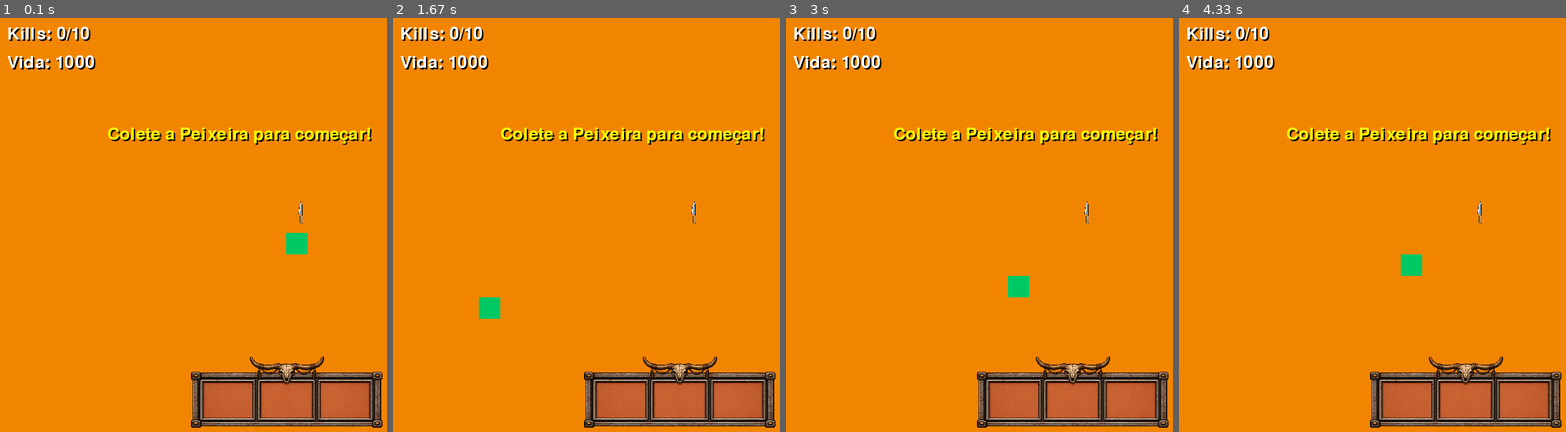
Above: before the commit, frames 1-4 (left to right).
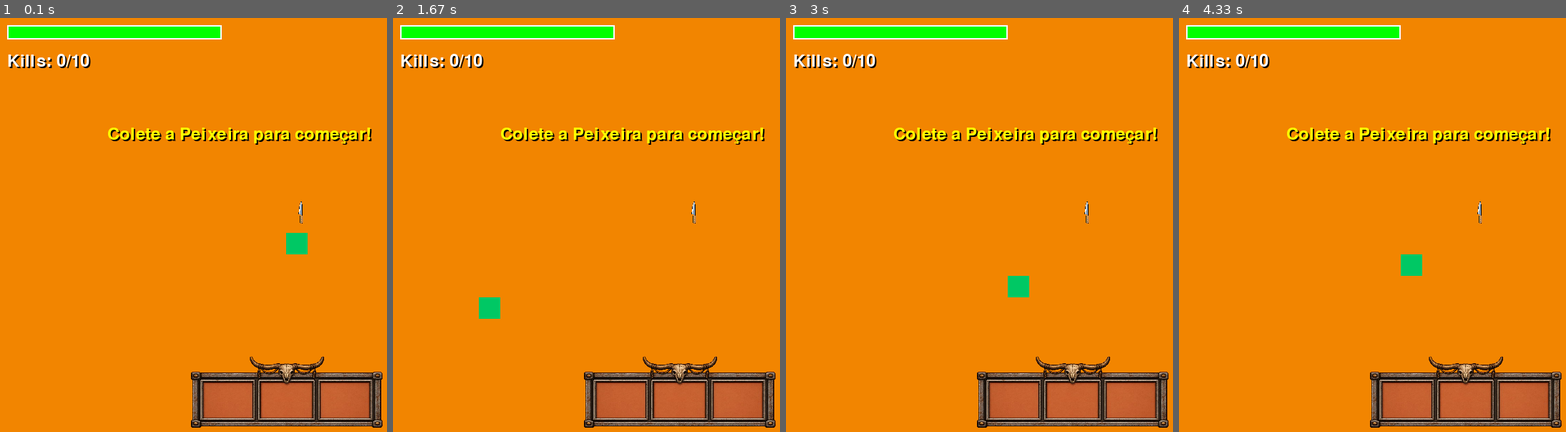
Above: after the commit, the same moments.

Repository: gabrielandrade-95/Projeto-Final-IP-Pygame
Game: pygame game, started from main.py
Two runs of this game, one before a commit and one after it. Both use one fixed random seed, a clock stepped at 60 frames per second and the inputs below.
Inputs:
- Up to frame 1 (0.1 s): no input
- Up to frame 2 (1.67 s): hold Left 0.33-0.87 s; hold Down 0.9-1.2 s; hold Left 1.23-1.63 s
- Up to frame 3 (3 s): hold Up 1.67-2.03 s; hold Right 2.07-2.7 s; hold Down from 2.73 s (still down)
- Up to frame 4 (4.33 s): release Down at 3.1 s; hold Left 3.13-3.6 s; hold Right 3.63-4.1 s; hold Up from 4.13 s (still down)

The runs differ from the first frame. In frame 1, 2.5% of the frame differs, in the area x 1-58%, y 1-13%; in frame 2, 2.5%; in frame 3, 2.5%; in frame 4, 2.5%.

Commit message:
implementei o Boss que Gabriel criou nessa branch também

Diff:
--- a/entidades/inimigos.py
+++ b/entidades/inimigos.py
@@ -1,55 +1,25 @@
 import pygame
-
-class Inimigos :
-
-    lista_fases = []
-    inimigos_mortos = 0
-
-    if inimigos_mortos == 10 and len(lista_fases) == 0:
-        lista_fases.append("Fase 1")
-        inimigos_mortos = 0
-    elif inimigos_mortos == 15 and len(lista_fases) == 1:
-        lista_fases.append("Fase 2")
-        inimigos_mortos = 0
-    elif inimigos_mortos == 5 and len(lista_fases) == 2:
-        lista_fases.append("Fase 3")
-        inimigos_mortos = 0
-
-    def atacar() :
-        pass
-
-    def sofrer_dano() :
-        pass
-
-
-class InimigoComum(Inimigos) :
-    def __init__(self, vida, dano) :
-        self.vida = vida
-
-
-
-class Boss(Inimigos) :
-    pass
-import pygame
-import random
 
 
 class Inimigo(pygame.sprite.Sprite):
     def __init__(self, x, y):
         super().__init__()
 
-        self.image = pygame.Surface((20, 20))
-        self.image.fill((255, 0, 0))
-        self.rect = self.image.get_rect()
-        self.rect.x = x
-        self.rect.y = y
+        self.image = pygame.Surface((20,20)) # Os inimigos são quadraddos 20x20
+        self.image.fill((255,0,0)) # Eles são vermelhos
+        self.rect = self.image.get_rect() # A função get_rect gera um retângulo que cobre toda a imagem do inimigo que vai servir para as colisões
+        self.rect.x = x # retangulo de colisão tem largura X
+        self.rect.y = y # retangulo de colisão tem altura Y
 
-        self.velocidade = 1.5
+        self.velocidade = 1.5 # Velocidade do inimigo é 1.5
+
+        # Variáveis para controle de dano
         self.ultimo_dano = 0
-        self.cooldown_dano = 500  # dano a cada meio segundo
+        self.cooldown_dano = 1000 # O inimigo pode causar dano a cada 1 segundo (1000 milissegundos)
 
-    def update(self, jogador, grupo_inimigos):
-        # movimento em direção ao jogador
+    def update(self, jogador, grupo_inimigos): # Método para atualizar a posição do inimigo (seguir o jogador)
+        # O método recebe o player como parâmetro, pois serão utilizadas as coordenadas dele para calcular o movimento do inimigo
+
         dx = jogador.rect.centerx - self.rect.centerx
         dy = jogador.rect.centery - self.rect.centery
         distancia = (dx**2 + dy**2) ** 0.5
@@ -61,25 +31,61 @@
         vel_x = dx * self.velocidade
         vel_y = dy * self.velocidade
 
-        # repulsão entre inimigos para não ficar um por cima do outro
-        for outro in grupo_inimigos:
-            if outro != self and self.rect.colliderect(outro.rect):
-                dist_x = self.rect.centerx - outro.rect.centerx
-                dist_y = self.rect.centery - outro.rect.centery
-                dist = (dist_x**2 + dist_y**2) ** 0.5
+        # Repulsão com outros inimigos
+        for inimigo in grupo_inimigos:
+            if inimigo != self and self.rect.colliderect(inimigo.rect):
+                # Calcula vetor de repulsão
+                distancia_x = self.rect.centerx - inimigo.rect.centerx
+                distancia_y = self.rect.centery - inimigo.rect.centery
+                dist = (distancia_x**2 + distancia_y**2) ** 0.5
+
                 if dist != 0:
-                    vel_x += (dist_x / dist) * 3
-                    vel_y += (dist_y / dist) * 3
+                    # Afasta na direção oposta
+                    vel_x += (distancia_x / dist) * 3  # força de repulsão = 3
+                    vel_y += (distancia_y / dist) * 3
 
         self.rect.x += vel_x
         self.rect.y += vel_y
 
     def dano_inimigo(self, projetil):
-        if self.rect.colliderect(projetil.rect):
-            self.kill()
-            projetil.kill()
+        if self.rect.colliderect(projetil.rect): # Se o retângulo do inimigo colidir com o retângulo do projetil
+            self.kill() # Mata o inimigo
+            projetil.kill() # Mata o projetil
             return True
         return False
 
 
-# class Boss(Inimigo):
+class InimigoRapido(Inimigo):
+    def __init__(self, x, y):
+        super().__init__(x, y)
+        self.image = pygame.Surface((20, 20))
+        self.image.fill((0, 255, 0))
+        self.rect = self.image.get_rect()
+        self.rect.x = x
+        self.rect.y = y
+        self.velocidade = 2.5  # o inimigo da segunda fase é mais rápido
+
+
+class Boss(Inimigo):
+    def __init__(self, x, y):
+        super().__init__(x, y)
+        self.image = pygame.Surface((50, 50))
+        self.image.fill((0, 0, 255))  # cor do boss
+        self.rect = self.image.get_rect()
+        self.rect.x = x
+        self.rect.y = y
+        self.velocidade = 1.0
+        self.vida = 30
+
+    def dano_inimigo(self, projetil):
+        #botei isso pq se não quando ele tomar um tiro ele morre direto
+        return self.dano_boss(projetil)  # Chama o método de dano do boss
+
+    def dano_boss(self, projetil):
+        if self.rect.colliderect(projetil.rect):  # Se o retângulo do boss colidir com o retângulo do projetil
+            self.vida -= 1.5  # Reduz a vida do boss
+            projetil.kill()   # Mata o projetil
+            if self.vida <= 0:
+                self.kill()   # Mata o boss se a vida chegar a zero
+                return True
+        return False
--- a/entidades/jogador.py
+++ b/entidades/jogador.py
@@ -1,4 +1,5 @@
 import pygame
+from entidades.inimigos import Boss
 
 
 class Jogador:
@@ -9,20 +10,23 @@
         self.altura = 30
         self.velocidade = 5
         self.cor = (0, 200, 100)
-        self.direcao_da_frente = "direita"
-        self.cooldown_tiro = 300   # milissegundos entre tiros
-        self.ultimo_tiro = 0
+        self.direcao_da_frente = "direita"  # Inicialmente, o jogador está olhando para a direita
+        self.cooldown_tiro = 300  # Tempo em milissegundos (300 = meio segundo)
+        self.ultimo_tiro = 0      # Relógio zera quando o jogo começa
         self.vida_jogador = 1000
 
+        # Criar o rect para colisões
         self.rect = pygame.Rect(self.x, self.y, self.largura, self.altura)
 
-    def mover(self):
+    def mover(self, grupo_inimigos=None):
         teclas = pygame.key.get_pressed()
+        vel_x = 0
+        vel_y = 0
 
         if teclas[pygame.K_LEFT] or teclas[pygame.K_a]:
             if self.x > 0:
-                self.x -= self.velocidade
-                self.direcao_da_frente = "esquerda"
+                self.x -= self.velocidade #anda pra esquerda
+                self.direcao_da_frente = "esquerda"  # Atualiza a direção da frente para esquerda
 
         if teclas[pygame.K_RIGHT] or teclas[pygame.K_d]:
             if self.x < 770:
@@ -39,20 +43,49 @@
                 self.y += self.velocidade
                 self.direcao_da_frente = "baixo"
 
-        # sincroniza o rect após o movimento
+        if grupo_inimigos:
+            for inimigo in grupo_inimigos:
+                if self.rect.colliderect(inimigo.rect):
+                    d_X = self.rect.centerx - inimigo.rect.centerx
+                    d_y = self.rect.centery - inimigo.rect.centery
+                    dist = (d_X**2 + d_y**2) ** 0.5
+                    if dist != 0:
+                        vel_x += (d_X / dist) * 3
+                        vel_y += (d_y / dist) * 3
+
+        self.x += vel_x
+        self.y += vel_y
+
+        # atualiza o rect do jogador após o movimento
         self.rect.x = self.x
         self.rect.y = self.y
 
     def dano_jogador(self, grupo_inimigos):
         tempo_atual = pygame.time.get_ticks()
 
+        posicao_jogador = self.rect.centerx  # pega a posição X do jogador
         for inimigo in grupo_inimigos:
-            if self.rect.colliderect(inimigo.rect):
-                if tempo_atual - inimigo.ultimo_dano >= inimigo.cooldown_dano:
-                    self.vida_jogador -= 0.35
-                    inimigo.ultimo_dano = tempo_atual
-                    return True
+            if isinstance(inimigo, Boss):
+                posicao_boss = inimigo.rect.centerx  # pega a posição X do boss
+                break
+        else:
+            posicao_boss = None  #se não tiver boss, a posicao é none
+
+        for inimigo in grupo_inimigos:
+            if isinstance(inimigo, Boss):
+                if posicao_boss is not None and abs(posicao_jogador - posicao_boss) <= 50:
+                    if tempo_atual - inimigo.ultimo_dano >= inimigo.cooldown_dano:
+                        self.vida_jogador -= 2
+                        inimigo.ultimo_dano = tempo_atual
+                        return True
+            else:
+                if self.rect.colliderect(inimigo.rect):
+                    if tempo_atual - inimigo.ultimo_dano >= inimigo.cooldown_dano:
+                        self.vida_jogador -= 0.35
+                        inimigo.ultimo_dano = tempo_atual
+                        return True
         return False
 
     def desenhar(self, tela):
-        pygame.draw.rect(tela, self.cor, self.rect)
+        retangulo = pygame.Rect(self.x, self.y, self.largura, self.altura)
+        pygame.draw.rect(tela, self.cor, retangulo)
--- a/sistemas/jogo.py
+++ b/sistemas/jogo.py
@@ -5,7 +5,7 @@
 
 from entidades.jogador import Jogador
 from entidades.projetil import Projetil
-from entidades.inimigos import Inimigo
+from entidades.inimigos import Inimigo, InimigoRapido, Boss
 from sistemas.coletaveis import Peixeira, Revolver, Espingarda, Inventario
 
 
@@ -33,6 +33,7 @@
         self.fase_completa1 = False
         self.fase_completa2 = False
         self.fase_completa3 = False
+        self.inicio_fase_3 = False  # sinaliza quando o boss deve ser criado
 
         self.peixeira_coletada = False
         self.revolver_coletado = False
@@ -144,7 +145,7 @@
             ]
         elif direcao == "baixo":
             return [
-                Projetil(px, py, direcao, 0,      v_base),
+                Projetil(px, py, direcao, 0,       v_base),
                 Projetil(px, py, direcao, -v_diag, v_base),
                 Projetil(px, py, direcao,  v_diag, v_base),
             ]
@@ -197,7 +198,7 @@
             return
 
         # movimento
-        self.player.mover()
+        self.player.mover(self.grupo_inimigos)
         self.grupo_projeteis.update()
 
         # atualizar inimigos
@@ -211,6 +212,11 @@
         self._processar_coletaveis()
         self._checar_progressao_fases()
         self._spawnar_inimigos()
+
+        # spawna o boss uma única vez após coletar a espingarda
+        if self.espingarda_coletada and not self.fase_completa3 and self.inicio_fase_3:
+            self.criar_boss()
+            self.inicio_fase_3 = False
 
     def _checar_colisoes(self):
         # ve se a bala pegou no inimigo
@@ -249,25 +255,25 @@
             self.kills = 0
         elif self.fase_completa1 and not self.fase_completa2 and self.kills >= 10:
             self.fase_completa2 = True
+            self.inicio_fase_3 = True  # sinaliza para criar o boss na próxima fase
             self.grupo_inimigos.empty()
             self.kills = 0
-        elif self.fase_completa2 and not self.fase_completa3 and self.kills >= 10:
+        elif self.fase_completa2 and not self.fase_completa3 and self.kills >= 1:  # basta matar o boss
             self.fase_completa3 = True
             self.grupo_inimigos.empty()
             self.kills = 0
 
     def _spawnar_inimigos(self):
-        # spawnar os bixo
+        # spawnar os bixo (só para fase 1 e 2, fase 3 usa criar_boss)
         if len(self.grupo_inimigos) >= 5:
             return
 
         # só aparece os inimigos se tiver coletado a arma da fase E não estiver na fase completa
-        deve_spawnar = (
-            (self.peixeira_coletada and not self.fase_completa1) or
-            (self.revolver_coletado  and not self.fase_completa2) or
-            (self.espingarda_coletada and not self.fase_completa3)
-        )
-        if not deve_spawnar:
+        if self.peixeira_coletada and not self.fase_completa1:
+            tipo_inimigo = Inimigo
+        elif self.revolver_coletado and not self.fase_completa2:
+            tipo_inimigo = InimigoRapido
+        else:
             return
 
         borda = random.choice(["topo", "baixo", "esquerda", "direita"])
@@ -280,7 +286,48 @@
         else:
             x, y = random.randint(0, 780), 620
 
-        self.grupo_inimigos.add(Inimigo(x, y))
+        self.grupo_inimigos.add(tipo_inimigo(x, y))
+
+    def criar_boss(self):
+        # spawna o boss em uma borda aleatória
+        borda = random.choice(["topo", "baixo", "esquerda", "direita"])
+        if borda == "esquerda":
+            x, y = -20, random.randint(0, 580)
+        elif borda == "direita":
+            x, y = 820, random.randint(0, 580)
+        elif borda == "topo":
+            x, y = random.randint(0, 780), -20
+        else:
+            x, y = random.randint(0, 780), 620
+        self.grupo_inimigos.add(Boss(x, y))
+
+    def barrinha_vida_player(self):
+        largura = 300
+        altura = 20
+
+        preenchimento = (self.player.vida_jogador / 1000) * largura
+        preenchimento = min(preenchimento, largura)
+
+        pygame.draw.rect(self.tela, (100, 0, 0), (10, 10, largura, altura))          # fundo vermelho escuro
+        pygame.draw.rect(self.tela, (0, 255, 0), (10, 10, preenchimento, altura))    # vida atual verde
+        pygame.draw.rect(self.tela, (255, 255, 255), (10, 10, largura, altura), 2)   # borda branca
+
+    def barrinha_vida_boss(self):
+        for inimigo in self.grupo_inimigos:
+            if isinstance(inimigo, Boss):
+                boss = inimigo
+
+                largura = 150
+                altura = 15
+                x = boss.rect.centerx - (largura // 2)
+                y = boss.rect.y - 30
+
+                preenchimento = (boss.vida / 30) * largura
+                preenchimento = min(preenchimento, largura)
+
+                pygame.draw.rect(self.tela, (100, 0, 0), (x, y, largura, altura))         # fundo vermelho escuro
+                pygame.draw.rect(self.tela, (255, 0, 0), (x, y, preenchimento, altura))   # vida atual vermelha
+                pygame.draw.rect(self.tela, (255, 255, 255), (x, y, largura, altura), 2)  # borda branca
 
     # ------------------------------------------------------------------ #
     #  DESENHO                                                             #
@@ -316,6 +363,9 @@
             pygame.draw.polygon(surf_arco, (255, 255, 255, 80), self.golpe_peixeira)
             self.tela.blit(surf_arco, (0, 0))
 
+        # barrinha de vida do boss
+        self.barrinha_vida_boss()
+
         # desenha o inventário (HUD das armas)
         self.inventario.desenhar_hud(self.tela)
 
@@ -328,10 +378,12 @@
         self.tela.blit(surf, pos)
 
     def _desenhar_hud(self):
-        # kills
-        self._desenhar_texto_com_sombra(self.fonte, f"Kills: {self.kills}/10", self.COR_TEXTO, (10, 10))
-        # vida
-        self._desenhar_texto_com_sombra(self.fonte, f"Vida: {int(self.player.vida_jogador)}", self.COR_TEXTO, (10, 50))
+        # barrinha de vida do player
+        self.barrinha_vida_player()
+
+        # kills (só mostra nas fases 1 e 2, o boss não precisa de contador)
+        if not self.fase_completa2:
+            self._desenhar_texto_com_sombra(self.fonte, f"Kills: {self.kills}/10", self.COR_TEXTO, (10, 48))
 
     def _desenhar_mensagens(self):
         # msg antes de pegar a peixeira
@@ -339,7 +391,7 @@
             self._desenhar_texto_com_sombra(self.fonte, "Colete a Peixeira para começar!", (255, 255, 0), (150, 150))
 
         elif self.fase_completa1 and not self.revolver_coletado:
-            mensagem = "Você venceu a primeira fase! Colete o seu Revolver!"
+            mensagem = "Você venceu a primeira fase! Colete a arma!"
             surf = self.fonte_pequena.render(mensagem, True, (0, 255, 0))
             # width descobre quantos pixels de largura tem o texto, pra centralizar
             posicao_x = (800 - surf.get_width()) // 2  # 800 é a largura da tela
@@ -347,7 +399,7 @@
             self._desenhar_texto_com_sombra(self.fonte_pequena, mensagem, (0, 255, 0), (posicao_x, posicao_y))
 
         elif self.fase_completa2 and not self.espingarda_coletada:
-            mensagem = "Segunda fase vencida! Colete a Espingarda para o inimigo final!"
+            mensagem = "Você venceu a segunda fase! Colete a arma! Agora você vai enfrentar o inimigo final!"
             surf = self.fonte_pequena.render(mensagem, True, (0, 255, 0))
             posicao_x = (800 - surf.get_width()) // 2
             posicao_y = 150
